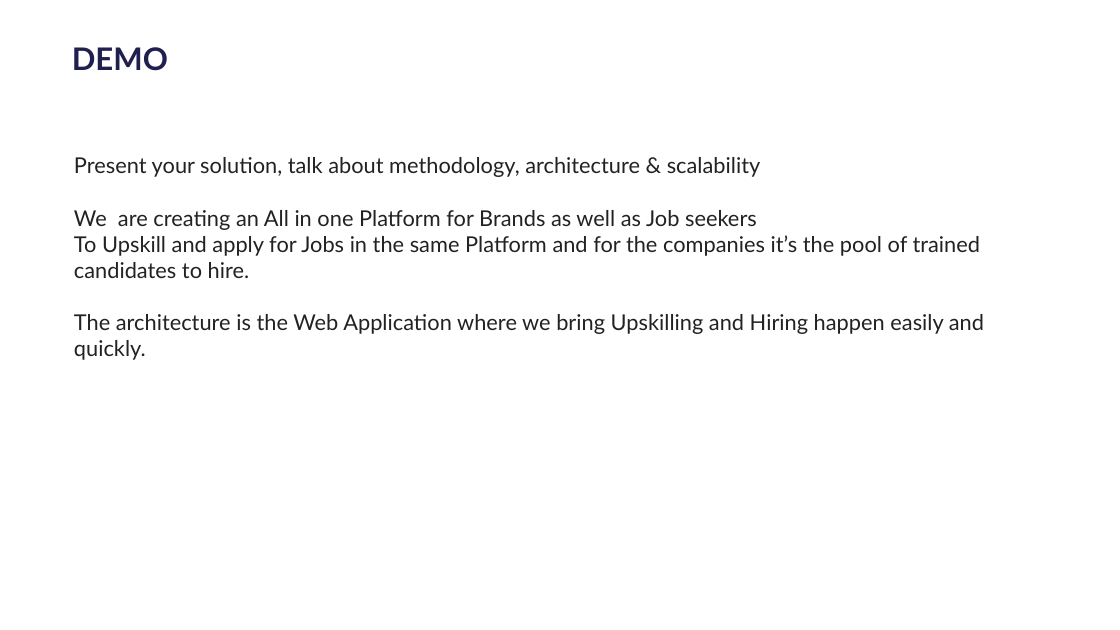
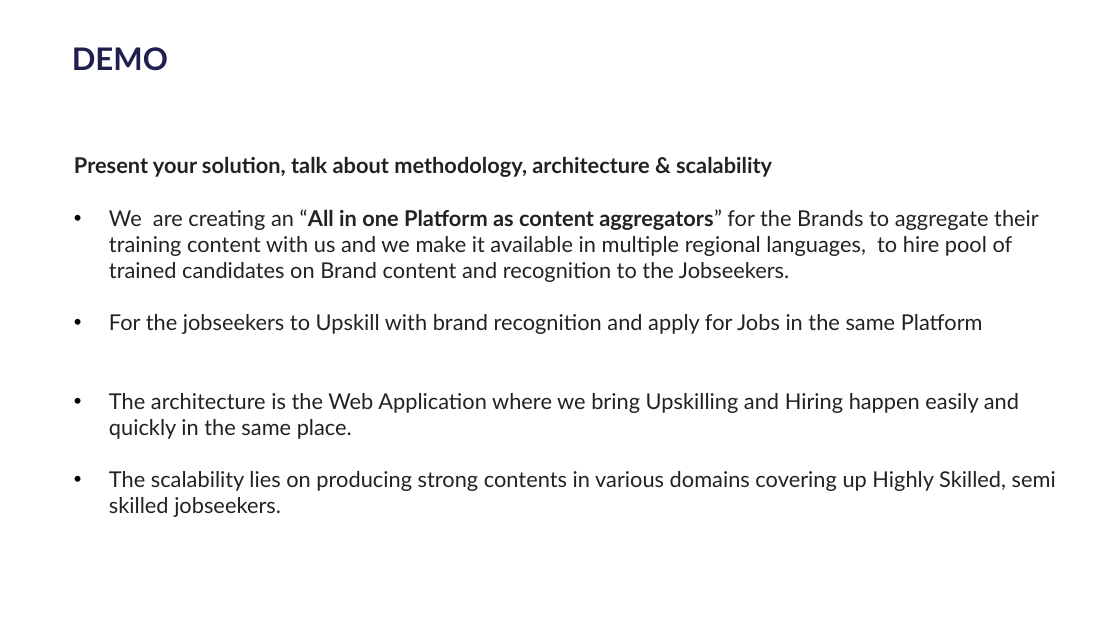
Before and after one commit to angelinindira0505/literate-chainsaw, a slide deck: slide 5 of Code Titans - National Level Start-Up Hackathon 2022-template (1) (2).pptx. Drawn at 1120x630 pixels with LibreOffice and Linux fonts; fonts in the diff are those of the drawing; background and template pictures are left out. Boxes give left, top, right and bottom in pixels: in the first picture for what was removed or moved away, otherwise in the second. Text is boxed around its words. In the diff, an @@ line names an element or a change of style, - is before the commit and + after.

```diff
--- a/Code Titans - National Level Start-Up Hackathon 2022-template (1) (2).pptx
+++ b/Code Titans - National Level Start-Up Hackathon 2022-template (1) (2).pptx
@@ text at box(74, 156, 772, 177): bold on in "Present your solution, talk about methodology, architecture ..." @@
@@ text at box(109, 209, 1056, 517): text changed @@
-We are creating an All in one Platform for Brands as well as Job seekers
-To Upskill and apply for Jobs in the same Platform and for the companies it’s the pool of trained candidates to hire.
-The architecture is the Web Application where we bring Upskilling and Hiring happen easily and quickly.
+• We are creating an “All in one Platform as content aggregators” for the Brands to aggregate their training content with us and we make it available in multiple regional languages, to hire pool of trained candidates on Brand content and recognition to the Jobseekers.
+• For the jobseekers to Upskill with brand recognition and apply for Jobs in the same Platform
+• The architecture is the Web Application where we bring Upskilling and Hiring happen easily and quickly in the same place.
+• The scalability lies on producing strong contents in various domains covering up Highly Skilled, semi skilled jobseekers.
```
Also in this commit, not shown: 6 other slides changed.
